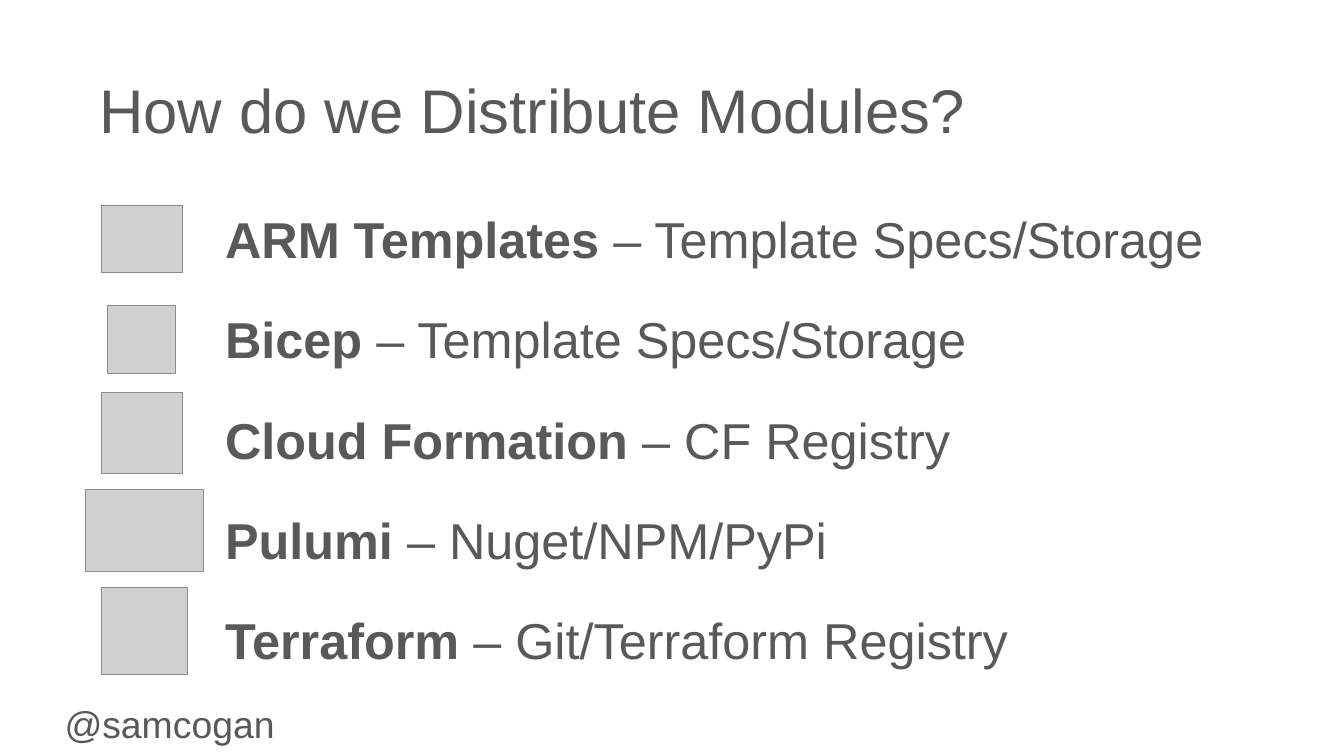
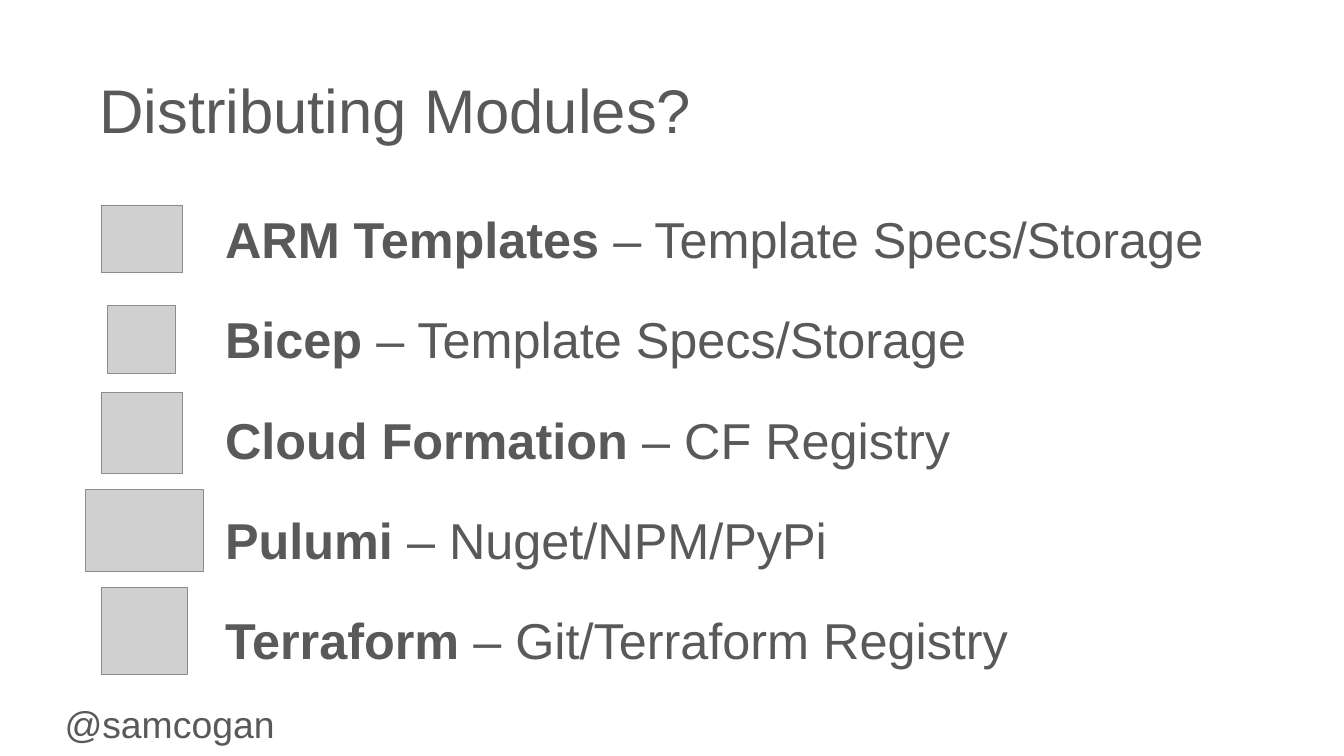
Before and after one commit to sam-cogan/events, a slide deck: slide 6 of Cloud Engineering Summit 2021/Reuse dont Repeat.pptx. Drawn at 1344x756 pixels with LibreOffice and Linux fonts; fonts in the diff are those of the drawing; grey boxes stand for pictures; background and template pictures are left out. Boxes give left, top, right and bottom in pixels: in the first picture for what was removed or moved away, otherwise in the second. Text is boxed around its words. In the diff, an @@ line names an element or a change of style, - is before the commit and + after.

```diff
--- a/Cloud Engineering Summit 2021/Reuse dont Repeat.pptx
+++ b/Cloud Engineering Summit 2021/Reuse dont Repeat.pptx
@@ title at <box>99,88,691,145</box>: text changed @@
-How do we Distribute Modules?
+Distributing Modules?
```
Also in this commit, not shown: 3 other slides changed, 1 slide added, 2 other files.
